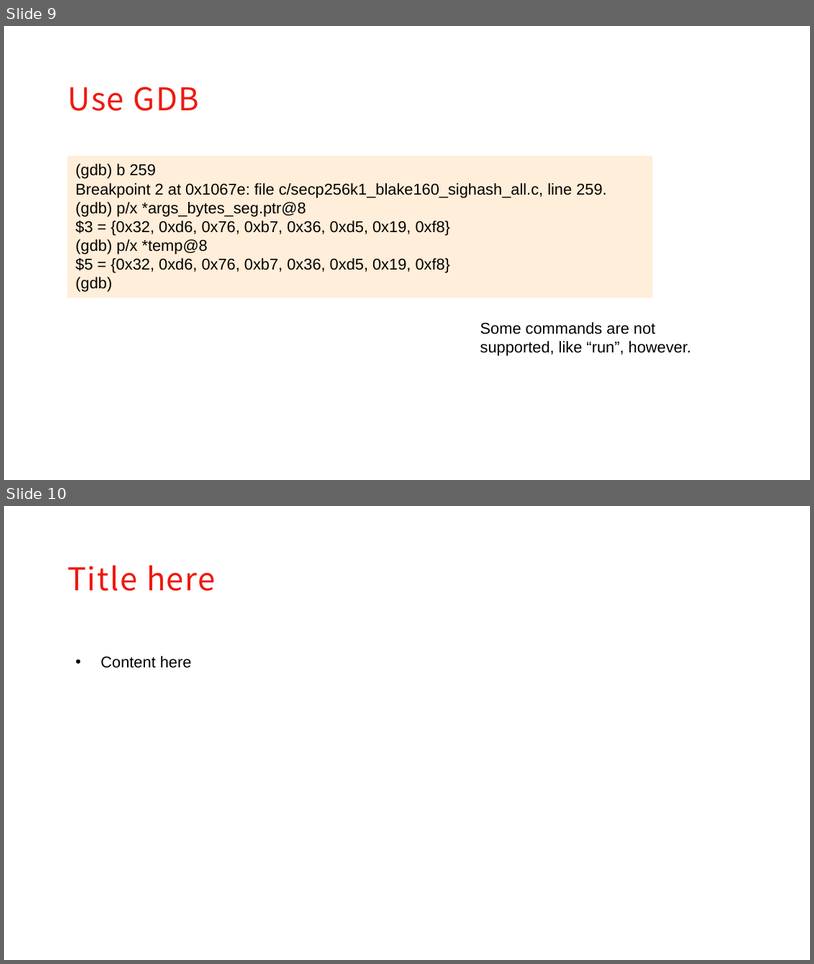
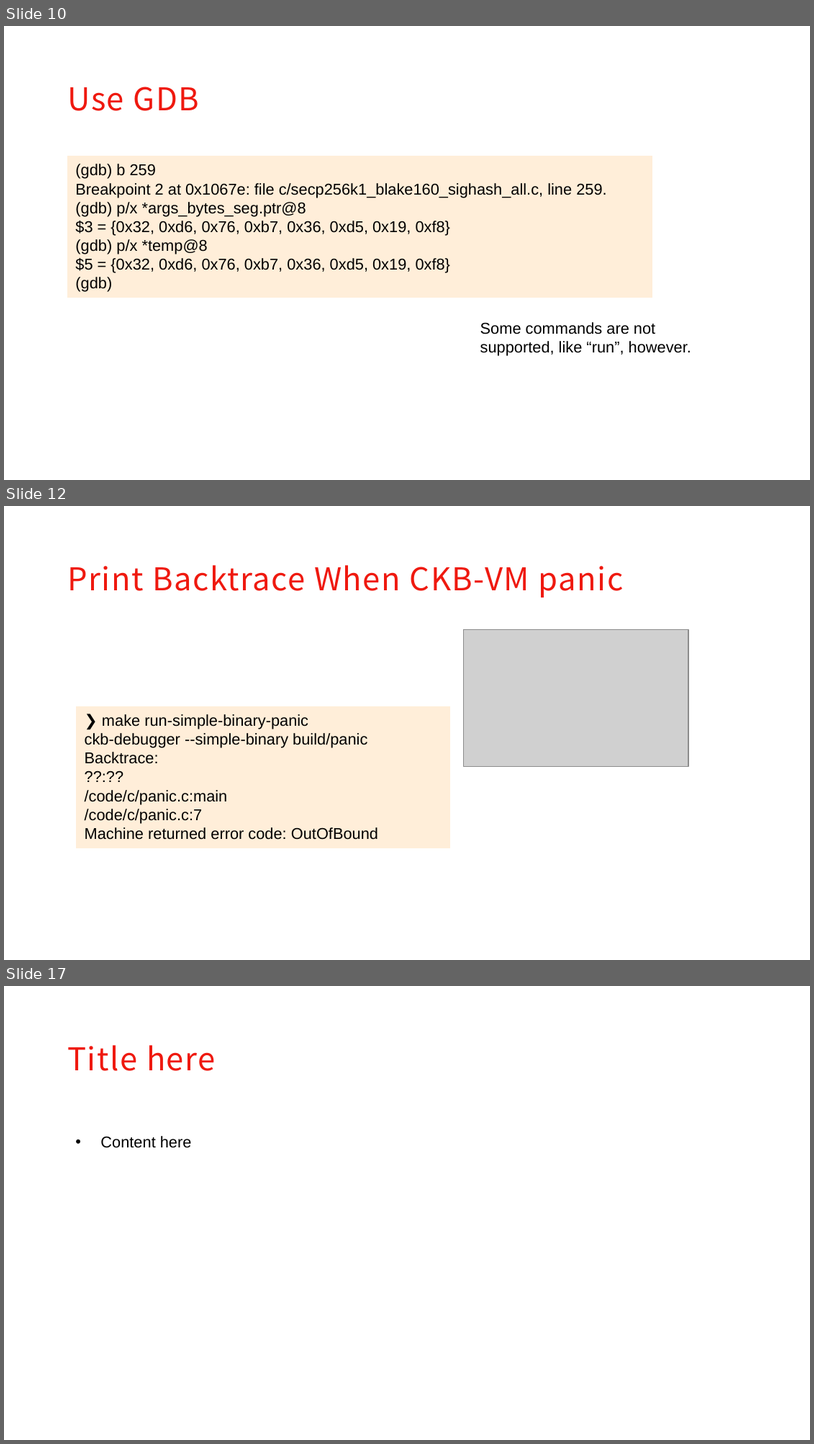
Before and after one commit to XuJiandong/ckb-debugger-playground, a slide deck: slides/presentation.pptx. Shown one above the other, each under a label of ours: slides 9 and 10 before the commit, slides 10, 12 and 17 after it; the slides between them are not shown. The pictures are 814x964 and 814x1444 pixels, drawn with LibreOffice and Linux fonts; fonts in the diff are those of the drawing; grey boxes stand for pictures; background and template pictures are left out. Boxes give left, top, right and bottom in pixels: in the first picture for what was removed or moved away, otherwise in the second. Text is boxed around its words. In the diff, an @@ line names an element or a change of style, - is before the commit and + after.

```diff
--- a/slides/presentation.pptx
+++ b/slides/presentation.pptx
@@ slide 12 added at [4,506,810,960], background #FFFFFF @@
@@ text added at [67,565,623,597], 28 pt, text #EF190F @@
+Print Backtrace When CKB-VM panic
@@ picture added at [463,629,689,767] @@
@@ rectangle added at [77,706,450,847], fill #FFEED9, outline #FFEED9 0.75 pt, 14 pt, text #000000 @@
+❯ make run-simple-binary-panic
+ckb-debugger --simple-binary build/panic
+Backtrace:
+??:??
+/code/c/panic.c:main
+/code/c/panic.c:7
+Machine returned error code: OutOfBound
@@ what was slide 9 is now slide 10 @@
@@ what was slide 10 is now slide 17 @@
```
Also in this commit, not shown: 4 slides changed, 6 other slides added, 1 slide removed, 2 other files.
